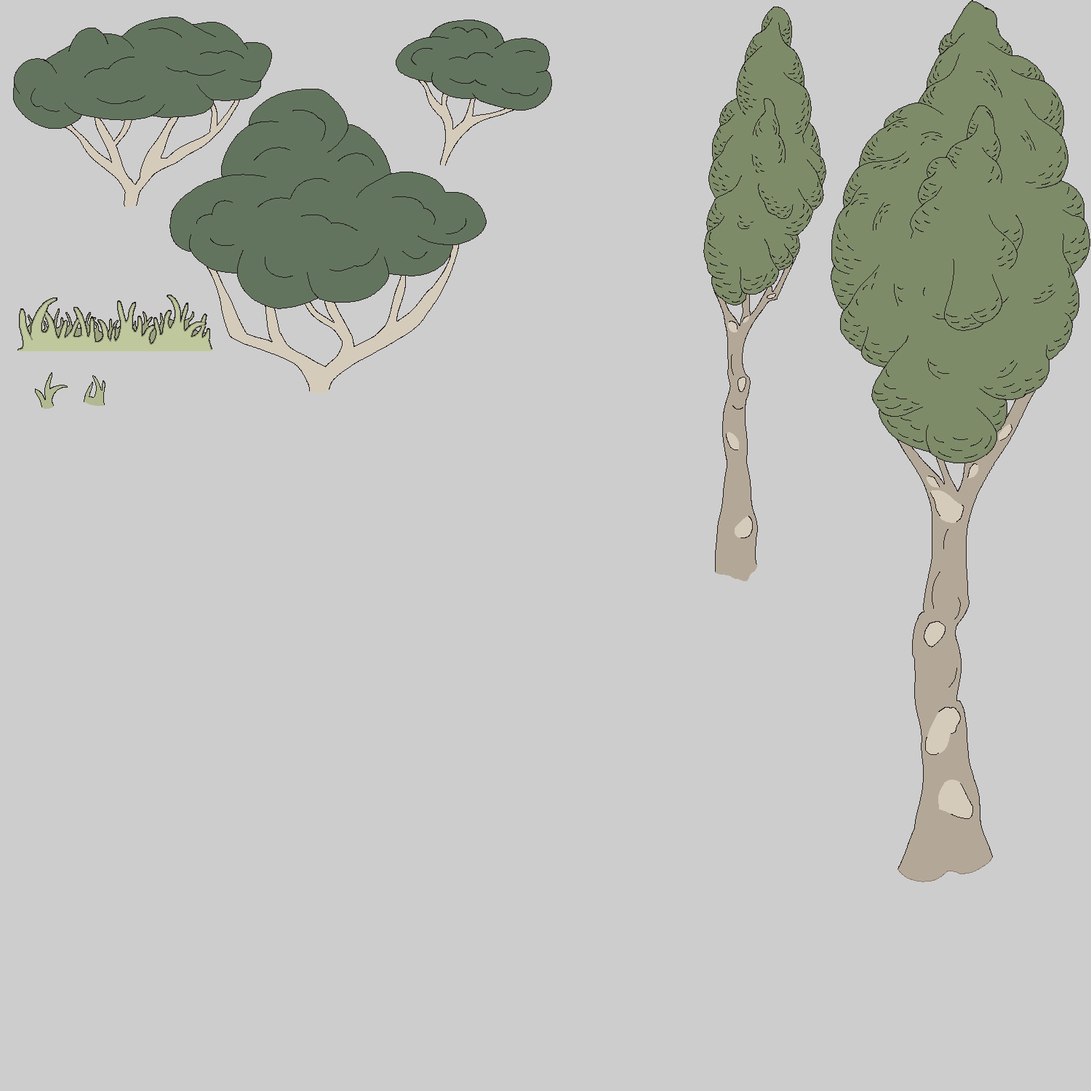
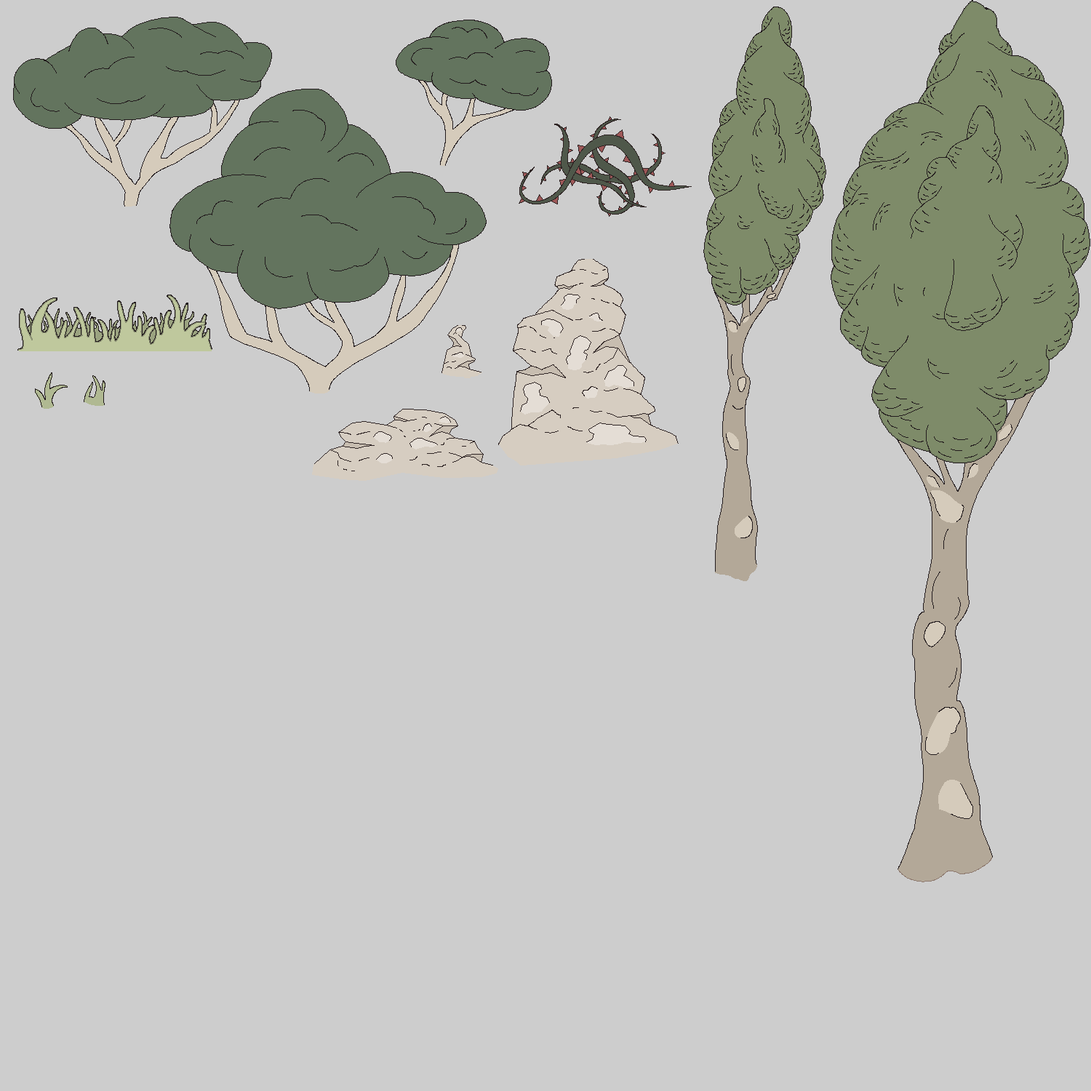
Layer changes from the first 1091x1091 image to the second:
added layer "Rocher 3" above "Rocher 2" over [441, 325, 483, 379]
added layer "Rocher 2" above "Rocher" over [312, 408, 499, 481]
added layer "Rocher" above "ronce" over [498, 259, 679, 466]
added layer "ronce" above "Arbre 2" over [518, 116, 693, 217]
